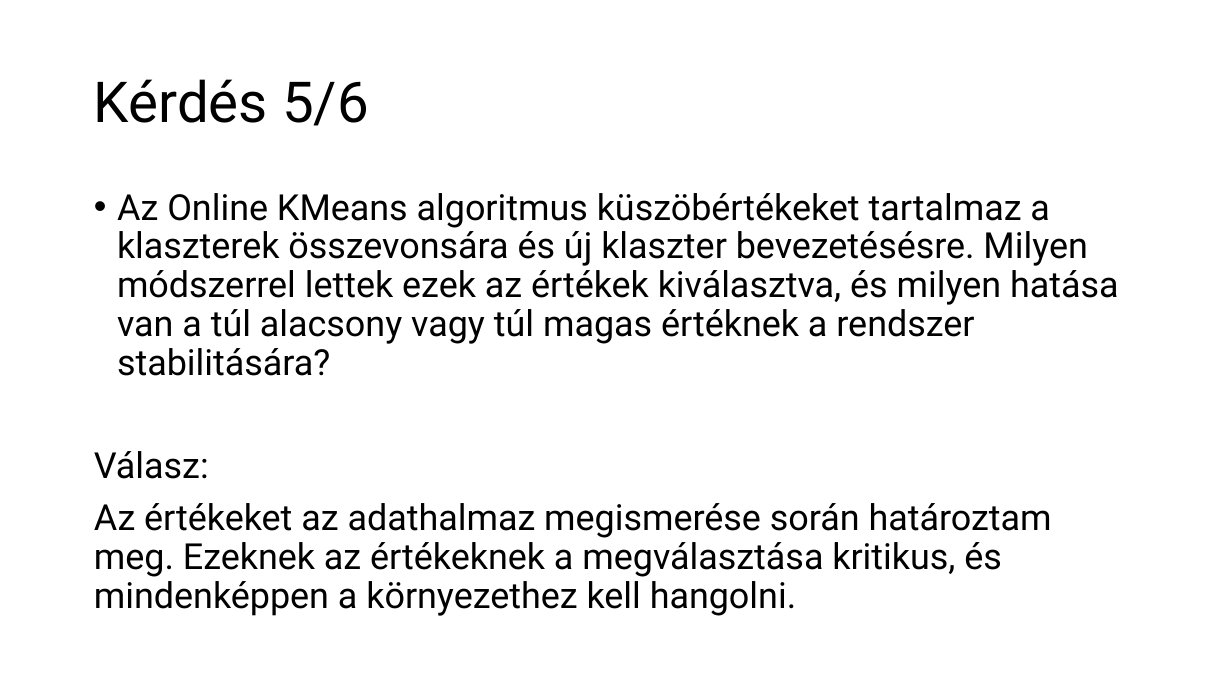
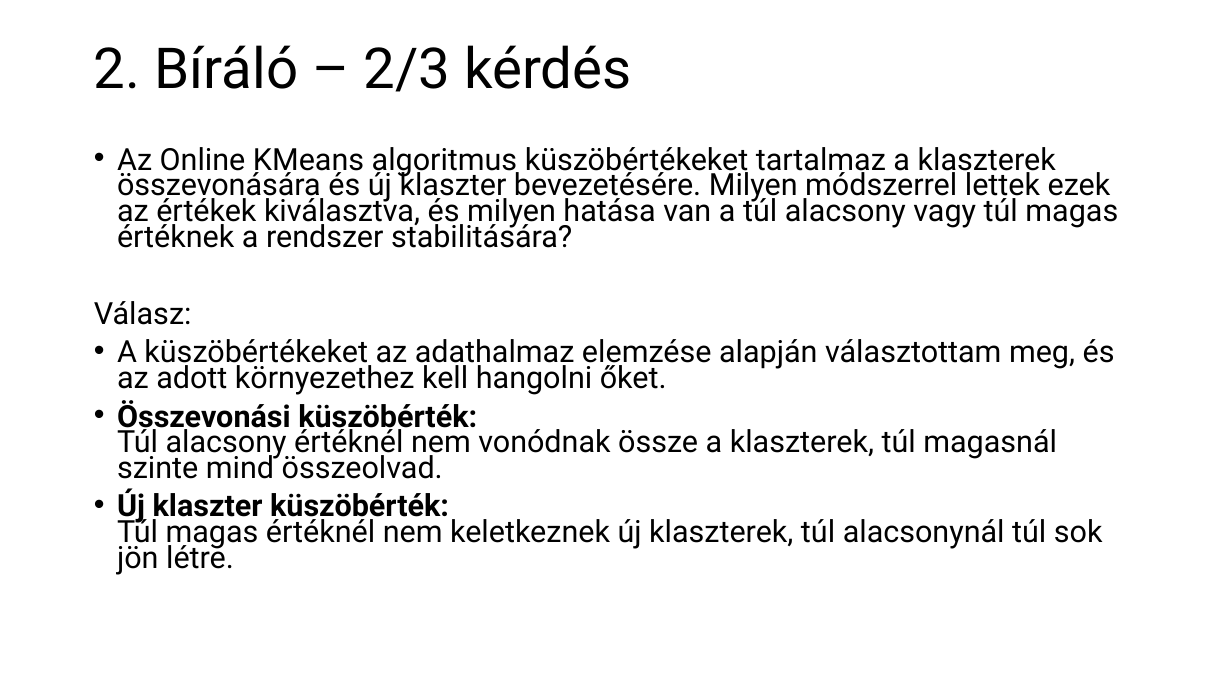
Before and after one commit to czotterbenedek/rag-onlineclustering-optimization, a slide deck: slide 29 of tdk/CzotterBenedek_TDK_javitott_2.0.pptx (slide 31 before the commit). Drawn at 1232x693 pixels with LibreOffice and Linux fonts; fonts in the diff are those of the drawing. Boxes give left, top, right and bottom in pixels: in the first picture for what was removed or moved away, otherwise in the second. Text is boxed around its words. In the diff, an @@ line names an element or a change of style, - is before the commit and + after.

Commit message:
ppt final

```diff
--- a/tdk/CzotterBenedek_TDK_javitott_2.0.pptx
+++ b/tdk/CzotterBenedek_TDK_javitott_2.0.pptx
@@ title at <box>94,45,632,92</box>: text changed @@
-Kérdés 5/6
+2. Bíráló – 2/3 kérdés
@@ text "Az Online KMeans algoritmus küszöbértékeket ...": place and size @@
-text "Az Online KMeans algoritmus küszöbértékeket ..." at <box>94,193,1119,616</box>
+text "Az Online KMeans algoritmus küszöbértékeket ..." at <box>94,147,1118,575</box>
@@ text at <box>117,147,1118,248</box>: text changed; size 28 to 23.8 pt @@
-• Az Online KMeans algoritmus küszöbértékeket tartalmaz a klaszterek összevonsára és új klaszter bevezetésésre. Milyen módszerrel lettek ezek az értékek kiválasztva, és milyen hatása van a túl alacsony vagy túl magas értéknek a rendszer stabilitására?
+• Az Online KMeans algoritmus küszöbértékeket tartalmaz a klaszterek összevonására és új klaszter bevezetésére. Milyen módszerrel lettek ezek az értékek kiválasztva, és milyen hatása van a túl alacsony vagy túl magas értéknek a rendszer stabilitására?
@@ text at <box>94,301,192,325</box>: size 28 to 23.8 pt in "Válasz:"; line spacing 0.9 to 0.7 @@
@@ text at <box>117,339,1115,575</box>: text changed; size 28 to 23.8 pt @@
-Az értékeket az adathalmaz megismerése során határoztam meg. Ezeknek az értékeknek a megválasztása kritikus, és mindenképpen a környezethez kell hangolni.
+• A küszöbértékeket az adathalmaz elemzése alapján választottam meg, és az adott környezethez kell hangolni őket.
+• Összevonási küszöbérték:
+  Túl alacsony értéknél nem vonódnak össze a klaszterek, túl magasnál szinte mind összeolvad.
+• Új klaszter küszöbérték:
+  Túl magas értéknél nem keletkeznek új klaszterek, túl alacsonynál túl sok jön létre.
```
Also in this commit, not shown: 28 other slides changed, 3 slides removed.
